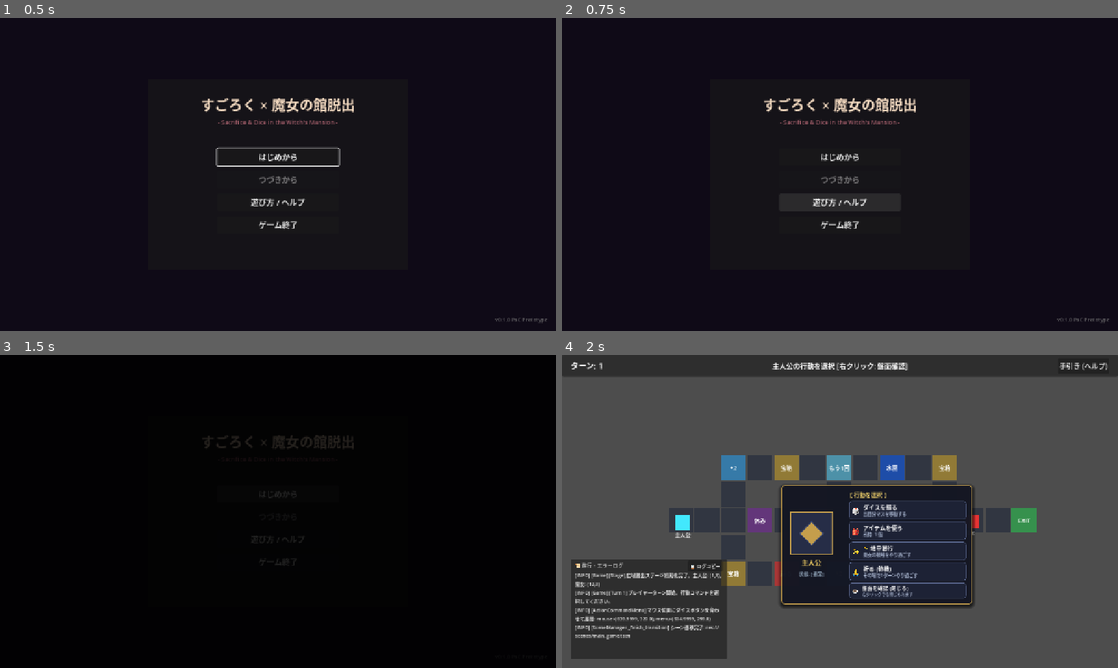
Above: before the commit, frames 1-4 (two rows, left to right).
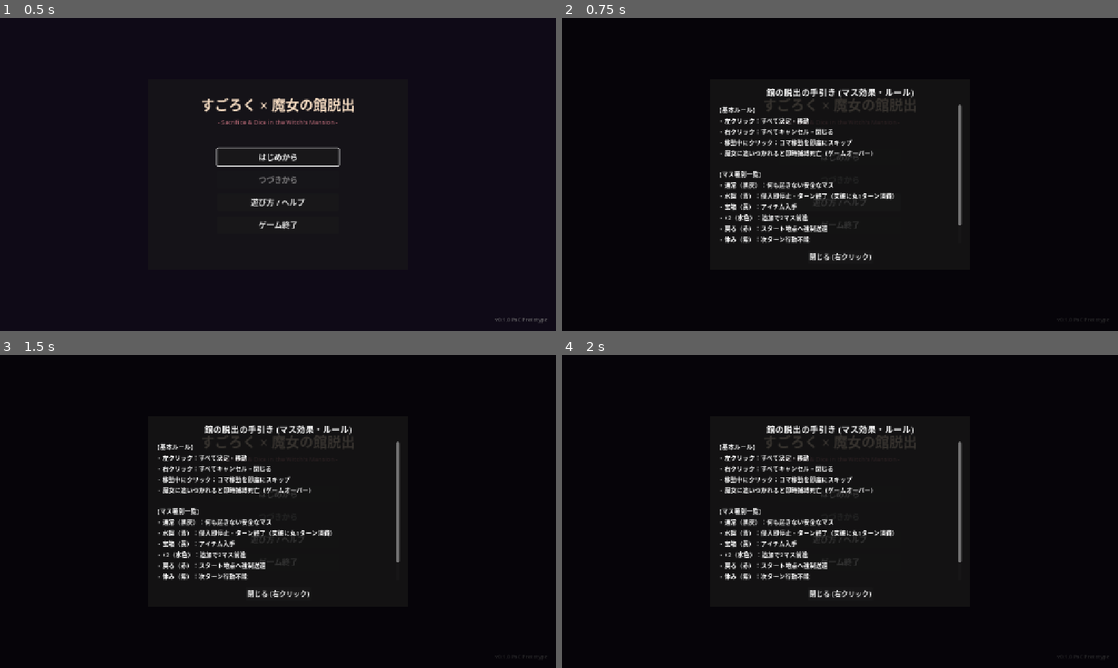
Above: after the commit, the same moments.

Repository: mkf58/sugoroku_dassyutu
Game: Godot game, scene res://scenes/title_screen.tscn
Same seed, same stepped clock (60 frames per second), same inputs: the game is played once before the commit and once after it.
Inputs:
- Up to frame 1 (0.5 s): no input
- Up to frame 2 (0.75 s): click "遊び方 / ヘルプ" at 0.5 s
- Up to frame 3 (1.5 s): click "はじめから" at 1.25 s
- Up to frame 4 (2 s): no input

Frame 1 is identical in both runs. In frame 2, 4.5% of the frame differs, in the area x 28-99%, y 22-98%; in frame 3, 3.8%; in frame 4, 95%, in the area x 0-100%, y 0-100%.
Error before the commit: Invalid call. Nonexistent function 'show_modal' in base 'Control (HelpModal)'. (res://src/ui/title_screen.gd:52)

Commit message:
fix(game): fix help modal opening, preserve inventory on clear retry, sync graphic on return to start, and allow exit reachability with excess steps

Diff:
--- a/実装コード/project.godot
+++ b/実装コード/project.godot
@@ -23,7 +23,6 @@
 
 SceneManager="*res://src/core/scene_manager.gd"
 
-
 [display]
 
 window/size/viewport_width=1280
--- a/実装コード/src/core/grid_board.gd
+++ b/実装コード/src/core/grid_board.gd
@@ -71,21 +71,36 @@
     return path
 
 ## 指定歩数（出目）で到達可能なマスの集合を計算（折り返し移動許可、障害物回避対応）
+## なお、EXIT（脱出）マスは出目が余っていても（移動可能距離内であれば）到達可能マスに含める
 ## 戻り値: Dictionary (Vector2i -> bool)
 func get_reachable_cells_with_steps(start: Vector2i, steps: int, obstacles: Array[Vector2i] = []) -> Dictionary:
     var current_states: Dictionary = {start: true}
+    var reachable_exits: Dictionary = {}
     for s in range(steps):
         var next_states: Dictionary = {}
         for c in current_states.keys():
             for n in get_accessible_neighbors(c, obstacles):
                 next_states[n] = true
+                if cells.has(n) and cells[n].cell_type == Enums.CellType.EXIT:
+                    reachable_exits[n] = true
         current_states = next_states
+
+    for ec in reachable_exits.keys():
+        current_states[ec] = true
+
     return current_states
 
 ## 指定された経路（座標配列）が出目と合致し、接続が有効か検証する
 func validate_path(path: Array[Vector2i], expected_steps: int) -> bool:
-    if path.size() != expected_steps + 1:
+    if path.is_empty():
         return false
+    var is_exit = cells.has(path[-1]) and cells[path[-1]].cell_type == Enums.CellType.EXIT
+    if is_exit:
+        if path.size() - 1 > expected_steps:
+            return false
+    else:
+        if path.size() != expected_steps + 1:
+            return false
     for i in range(path.size() - 1):
         var c = path[i]
         var n = path[i + 1]
@@ -94,17 +109,23 @@
             return false
     return true
 
-## startからgoalへ、正確にsteps歩で到達する有効な経路（折り返し含む）を探索する
+## startからgoalへ、正確にsteps歩（またはEXITへの出目余り）で到達する有効な経路（折り返し含む）を探索する
 func find_path_with_steps(start: Vector2i, goal: Vector2i, steps: int, obstacles: Array[Vector2i] = []) -> Array[Vector2i]:
     if steps <= 0:
         return [start] if start == goal else []
     if goal in obstacles:
         return []
 
+    # EXITマスの場合：出目が余っていても（最短経路長 <= steps + 1）到達可能
+    var shortest = find_shortest_path(start, goal, obstacles)
+    if cells.has(goal) and cells[goal].cell_type == Enums.CellType.EXIT:
+        if not shortest.is_empty() and (shortest.size() - 1) <= steps:
+            return shortest
+
     # 最短経路と歩数が一致する場合はそれを優先
-    var shortest = find_shortest_path(start, goal, obstacles)
     if shortest.size() == steps + 1:
         return shortest
+
 
     # 折り返し移動を含む歩数固定の探索（重複状態枝刈り付きBFS）
     var queue: Array = [[start]]
--- a/実装コード/src/main_game.gd
+++ b/実装コード/src/main_game.gd
@@ -65,7 +65,7 @@
 	_bind_events()
 	_init_poc_stage()
 
-func _init_poc_stage() -> void:
+func _init_poc_stage(preserve_inventory: bool = false) -> void:
 	# 既存の盤面表示・ハイライト・経路・コマを完全初期化
 	board_view.clear_all()
 	game_over_screen.visible = false
@@ -76,16 +76,18 @@
 	has_pending_additional_move = false
 	has_pending_roll_again = false
 
-	# インベントリ初期化（テスト用に「1の賽」を初期所持）
-	inventory.clear()
-	inventory.append({
-		"id": "DICE_1_INIT",
-		"name": "1の賽",
-		"desc": "出目が必ず【1】になる固定ダイス",
-		"value": 1,
-		"type": "FIXED_DICE",
-		"icon_text": "🎲"
-	})
+	# インベントリ初期化（引き継ぎ指定がない場合のみ初期ダイスをセット）
+	if not preserve_inventory:
+		inventory.clear()
+		inventory.append({
+			"id": "DICE_1_INIT",
+			"name": "1の賽",
+			"desc": "出目が必ず【1】になる固定ダイス",
+			"value": 1,
+			"type": "FIXED_DICE",
+			"icon_text": "🎲"
+		})
+
 
 	tm = TurnManager.new()
 	_bind_turn_manager_events()
@@ -207,7 +209,7 @@
 	game_over_screen.retry_pressed.connect(_on_retry)
 	game_over_screen.title_pressed.connect(_on_title_return)
 
-	stage_clear_screen.retry_pressed.connect(_on_retry)
+	stage_clear_screen.retry_pressed.connect(_on_stage_clear_retry)
 	stage_clear_screen.title_pressed.connect(_on_title_return)
 
 func _bind_turn_manager_events() -> void:
@@ -258,9 +260,12 @@
 			var hero = tm.characters["HERO"]
 			var p = board_view.get_piece("HERO")
 			if p:
+				if p.current_tween and p.current_tween.is_valid():
+					p.current_tween.kill()
 				p.position = Vector2(hero.initial_coord.x * 64 + 16, hero.initial_coord.y * 64 + 16)
 			hud.log_message("[Cell] 振り出しマス！スタート位置に戻されました。")
 	)
+
 
 
 
@@ -493,8 +498,10 @@
 			is_moving = false
 			current_dice_roll = 0
 			hud.hide_dice_result()
+			hero_piece.position = Vector2(hero.current_coord.x * 64 + 16, hero.current_coord.y * 64 + 16)
 			hud.log_message("[Move] 主人公が %s に停止しました。" % str(hero.current_coord))
 			if tm.current_phase != Enums.TurnPhase.GAME_OVER and tm.current_phase != Enums.TurnPhase.STAGE_CLEAR:
+
 				if has_pending_additional_move:
 					has_pending_additional_move = false
 					hud.log_message("[Cell] +%dマスに停止！追加で%dマス移動します！" % [pending_additional_steps, pending_additional_steps])
@@ -618,9 +625,19 @@
 	item_select_modal.visible = false
 	hud.set_action_buttons_enabled(true)
 	hud.log_message("[Retry] ステージを最初からやり直します。")
-	_init_poc_stage()
+	_init_poc_stage(false)
+
+func _on_stage_clear_retry() -> void:
+	game_over_screen.visible = false
+	stage_clear_screen.visible = false
+	action_command_menu.visible = false
+	item_select_modal.visible = false
+	hud.set_action_buttons_enabled(true)
+	hud.log_message("[Clear Retry] クリア時のアイテムを保持して再挑戦します。")
+	_init_poc_stage(true)
 
 func _on_title_return() -> void:
+
 	DebugLogger.info("MainGame._on_title_return", "タイトル画面へ遷移します")
 	if get_node_or_null("/root/SceneManager"):
 		get_node("/root/SceneManager").change_to_title()
--- a/実装コード/src/ui/help_modal.gd
+++ b/実装コード/src/ui/help_modal.gd
@@ -15,6 +15,10 @@
 func open() -> void:
     visible = true
 
+func show_modal() -> void:
+    open()
+
+
 func _input(event: InputEvent) -> void:
     if visible and event is InputEventMouseButton and event.pressed:
         if event.button_index == MOUSE_BUTTON_RIGHT:
--- a/実装コード/tests/test_grid_board.gd
+++ b/実装コード/tests/test_grid_board.gd
@@ -13,6 +13,8 @@
 	test_reachable_cells_odd_vs_even_turnaround()
 	test_reachable_cells_blocked_by_obstacles()
 	test_find_path_detours_obstacles()
+	test_reachable_cells_and_path_to_exit_with_excess_steps()
+
 
 ## UT-BOARD-N01: 2点間最短経路探索
 func test_find_shortest_path_simple_line() -> void:
@@ -154,3 +156,21 @@
 	assert_false(path.is_empty(), "UT-BOARD-D01: 迂回路経由で到達できること")
 	assert_false(path.has(Vector2i(1, 0)), "UT-BOARD-D01: 障害物マスを含まないこと")
 	assert_eq(path.size(), 5, "UT-BOARD-D01: 迂回経路長は5")
+
+## UT-BOARD-N05: EXITマスへの出目余り到達（ぴったりでなくても到達可能）
+func test_reachable_cells_and_path_to_exit_with_excess_steps() -> void:
+	var board = GridBoard.new()
+	board.add_cell(CellData.new(Vector2i(0, 0), Enums.CellType.NORMAL))
+	board.add_cell(CellData.new(Vector2i(1, 0), Enums.CellType.NORMAL))
+	board.add_cell(CellData.new(Vector2i(2, 0), Enums.CellType.EXIT))
+	board.connect_cells(Vector2i(0, 0), Vector2i(1, 0))
+	board.connect_cells(Vector2i(1, 0), Vector2i(2, 0))
+
+	# 距離は2マスだが、出目5（余り3）で振った場合
+	var reachables = board.get_reachable_cells_with_steps(Vector2i(0, 0), 5)
+	assert_true(reachables.has(Vector2i(2, 0)), "UT-BOARD-N05: 出目が余っていてもEXITマスは到達可能に含まれること")
+
+	var path = board.find_path_with_steps(Vector2i(0, 0), Vector2i(2, 0), 5)
+	assert_eq(path.size(), 3, "UT-BOARD-N05: EXITマスへの経路は最短2歩で返却されること")
+	assert_eq(path[-1], Vector2i(2, 0), "UT-BOARD-N05: 経路の終点がEXITマスであること")
+	assert_true(board.validate_path(path, 5), "UT-BOARD-N05: 出目余りでもEXITへの経路は有効と判定されること")
Not shown, added: 実装コード/src/core/scene_manager.gd.uid
Not shown, added: 実装コード/src/ui/title_screen.gd.uid
Not shown, added: 実装コード/tests/test_scene_manager.gd.uid
Not shown, changed: .spec/PLAN.md
Not shown, changed: 詳細設計/単体テスト仕様書_UT.md
